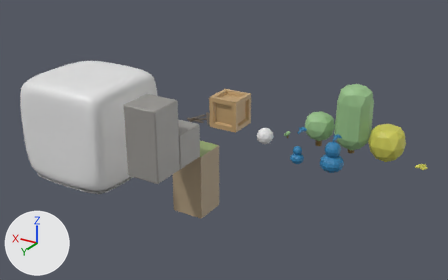
What one commit did to the FBX model Assets/Alubecki/Models/Blocks.fbx.
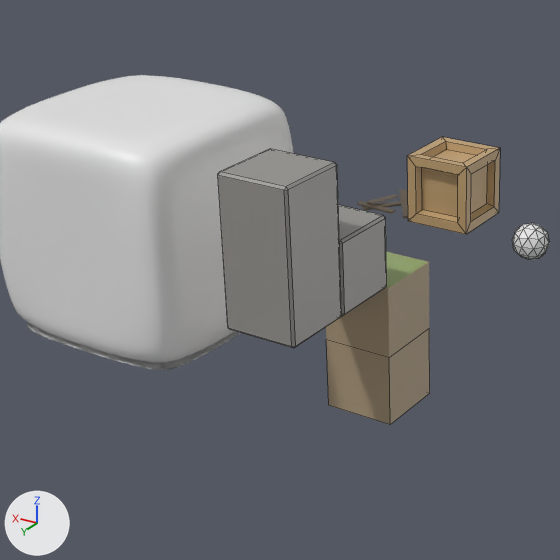
Each version is shown whole from a camera (50 mm lens) standing at (-8.23, 14.78, 7.33) and looking at (0.11, 0.87, 0.37), then close up on the part from 6% to 62% of the width and 10% to 100% of the height. Every picture has the same lights, and +X, +Y and +Z are marked at lower left. The close-ups show mesh edges as thin lines. Where no turn or scale is listed for an object, it has been applied to the vertices.

Names of what the first close-up shows: 'Character.C1#0', 'Crate#0', 'Ground', 'Soil', 'TemporalZone', 'TemporalZone.Bottom2', 'Wall.H1', 'Wall.H2'.
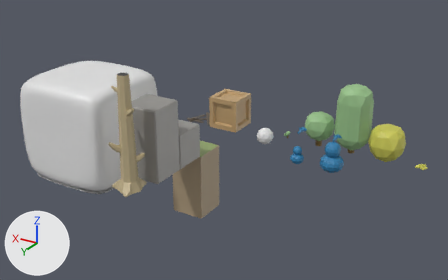
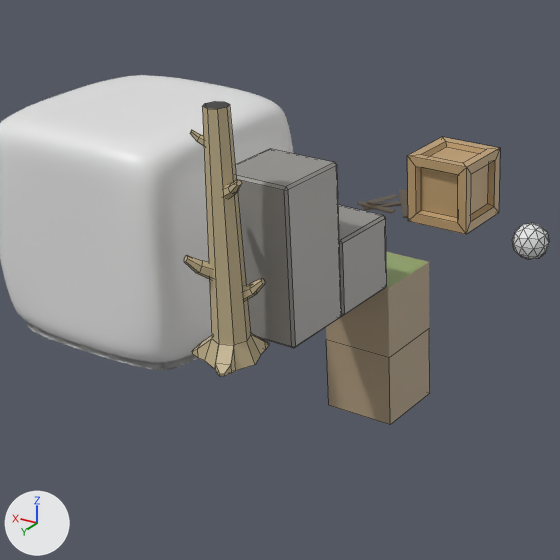
Location of each change, [x1, y1, x2, y2] in pixels of the close-ups (560 x 560 px):
'BigTree', added: after [184, 101, 269, 376]
    faces in mat_treewood (beige #c4b48e): [184, 104, 269, 376]
    faces in mat_interior (black #393939): [203, 101, 229, 109]

Patch to the scene script:
```diff
--- a/Assets/Alubecki/Models/Blocks.fbx.py
+++ b/Assets/Alubecki/Models/Blocks.fbx.py
@@ mat_treewood @@
+mat_treewood = principled_material('TreeWood')
+mat_treewood.base_color = (0.554, 0.457, 0.269)  # beige #c4b48e
@@ mat_interior @@
+mat_interior = principled_material('Interior')
+mat_interior.base_color = (0.0408, 0.0408, 0.0408)  # black #393939
@@ me_cylinder @@
+me_cylinder.from_pydata(...)  # 138 vertices, 112 faces; spans x -0.41..0.48, y -0.49..0.42, z -0.01..3.0
+# faces by material slot: [111, 1]
+me_cylinder.materials.append(mat_treewood)  # beige #c4b48e
+me_cylinder.materials.append(mat_interior)  # black #393939
@@ ob_bigtree @@
+ob_bigtree = bpy.data.objects.new('BigTree', me_cylinder)
+ob_bigtree.location = (1.0, 4.0, 0.0)
```
